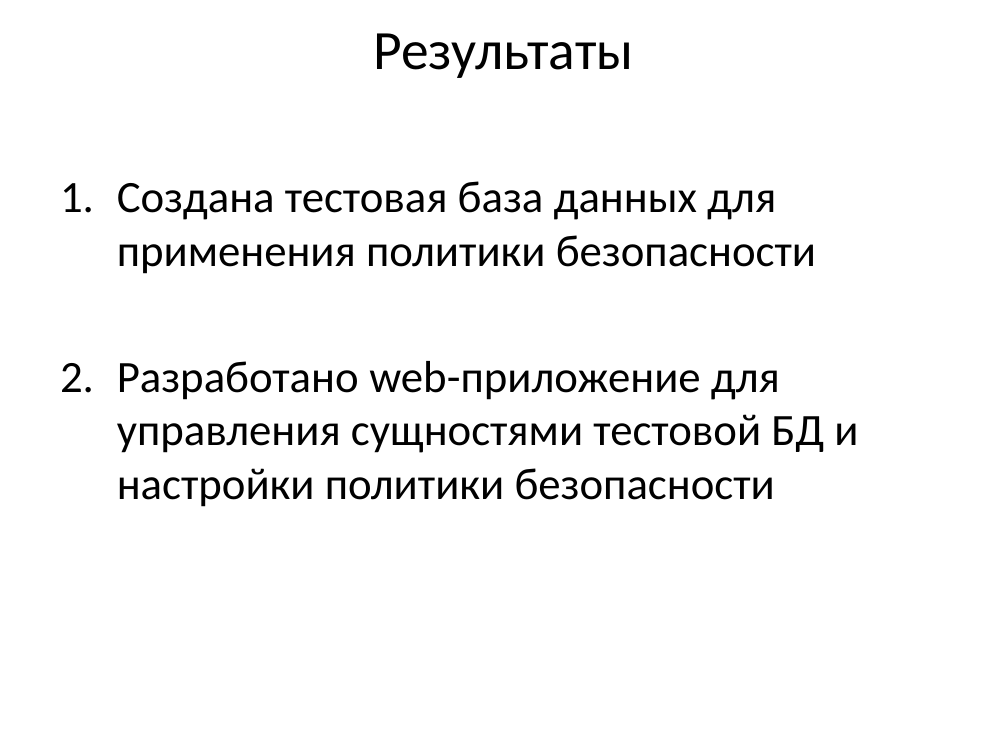
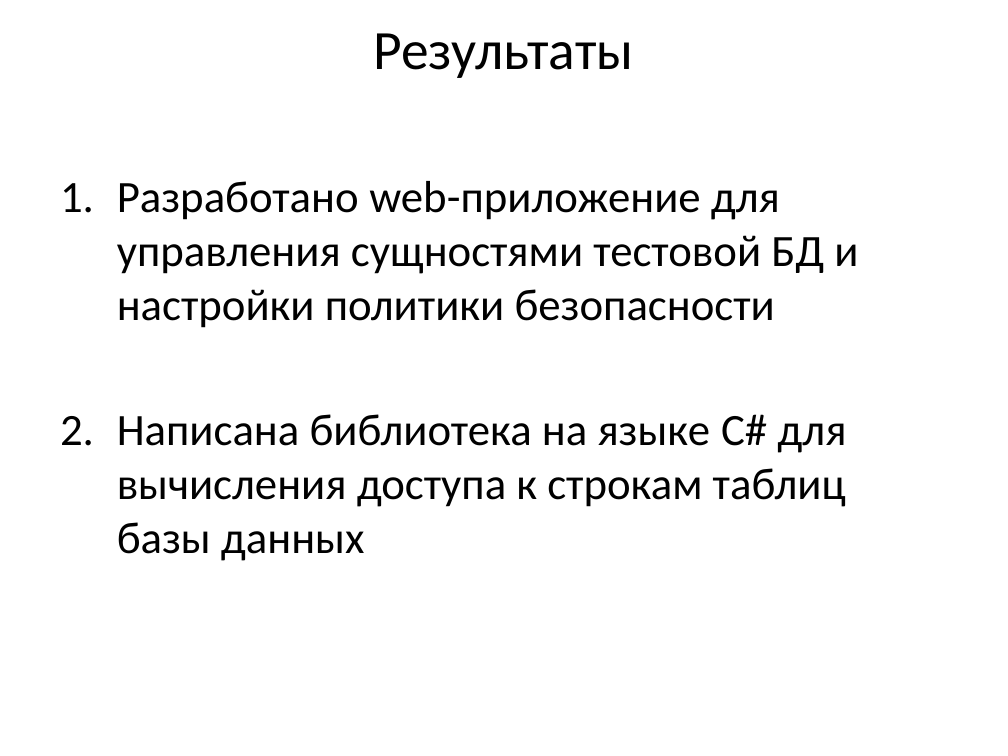
Before and after one commit to prototype9449/meaningless-course-work, a slide deck: slide 8 of ВКР/презентация.pptx. Drawn at 1008x756 pixels with LibreOffice and Linux fonts; fonts in the diff are those of the drawing. Boxes give left, top, right and bottom in pixels: in the first picture for what was removed or moved away, otherwise in the second. Text is boxed around its words. In the diff, an @@ line names an element or a change of style, - is before the commit and + after.

```diff
--- a/ВКР/презентация.pptx
+++ b/ВКР/презентация.pptx
@@ text at box(117, 181, 816, 274): paragraph removed @@
-1. Создана тестовая база данных для применения политики безопасности
@@ text at box(117, 414, 846, 561): paragraph added @@
+2. Написана библиотека на языке C# для вычисления доступа к строкам таблиц базы данных
```
Also in this commit, not shown: 5 other slides changed, 1 slide added, 6 other files.
